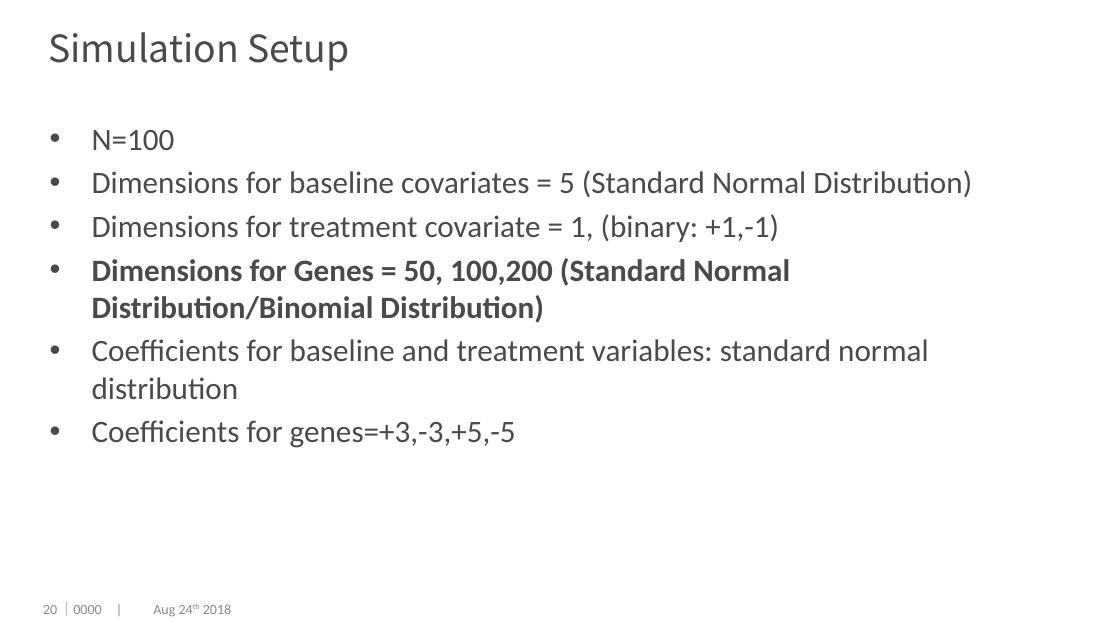
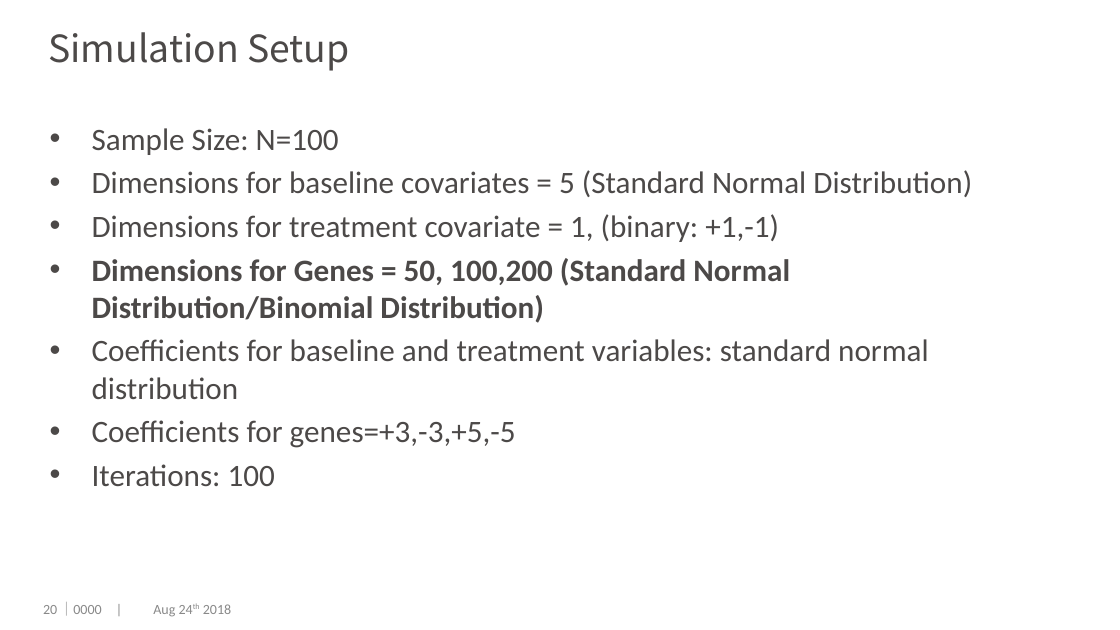
Before and after one commit to dengwx11/GroupLasso, a slide deck: slide 21 of manu & slides/Final.pptx. Drawn at 1120x630 pixels with LibreOffice and Linux fonts; fonts in the diff are those of the drawing; background and template pictures are left out. Boxes give left, top, right and bottom in pixels: in the first picture for what was removed or moved away, otherwise in the second. Text is boxed around its words. In the diff, an @@ line names an element or a change of style, - is before the commit and + after.

```diff
--- a/manu & slides/Final.pptx
+++ b/manu & slides/Final.pptx
@@ text at [92,128,339,155]: text changed @@
-• N=100
+• Sample Size: N=100
@@ text at [92,464,275,486]: paragraph added @@
+• Iterations: 100
```
Also in this commit, not shown: 11 other slides changed, 2 slides added, 12 slides removed, 11 other files.
